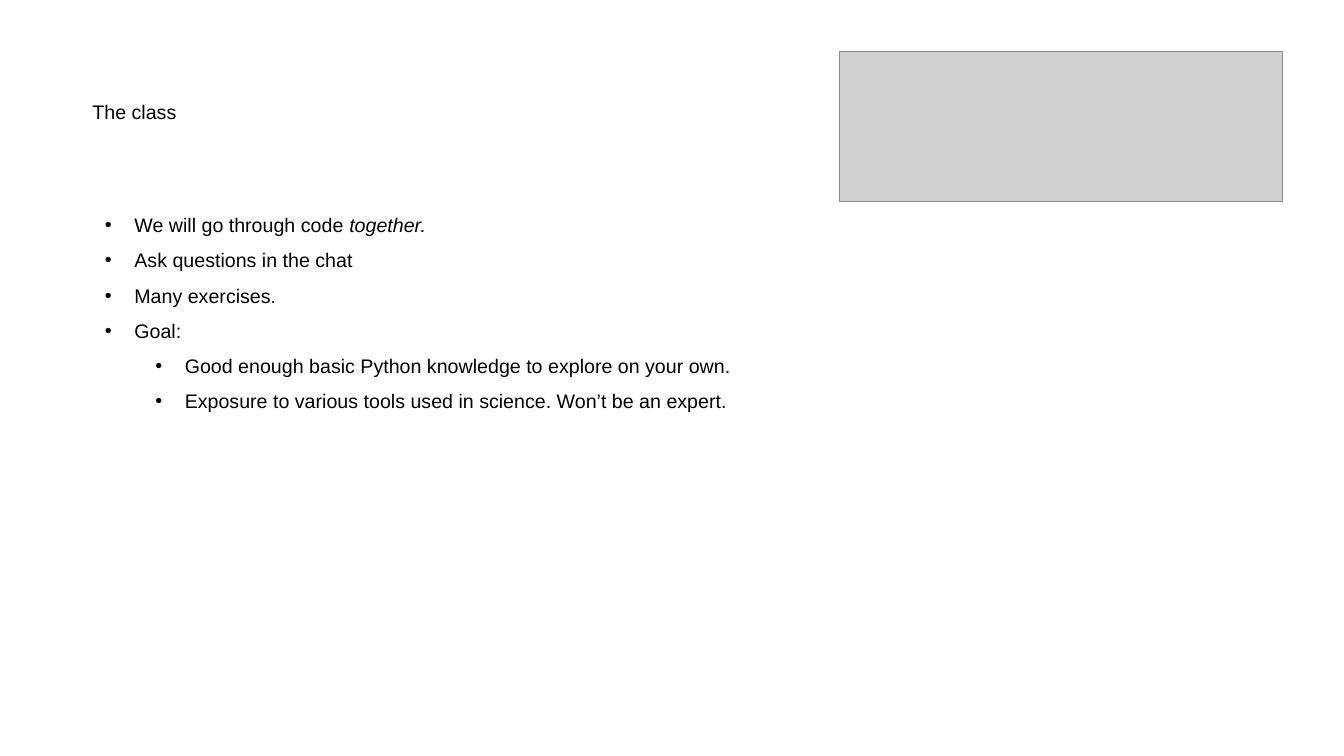
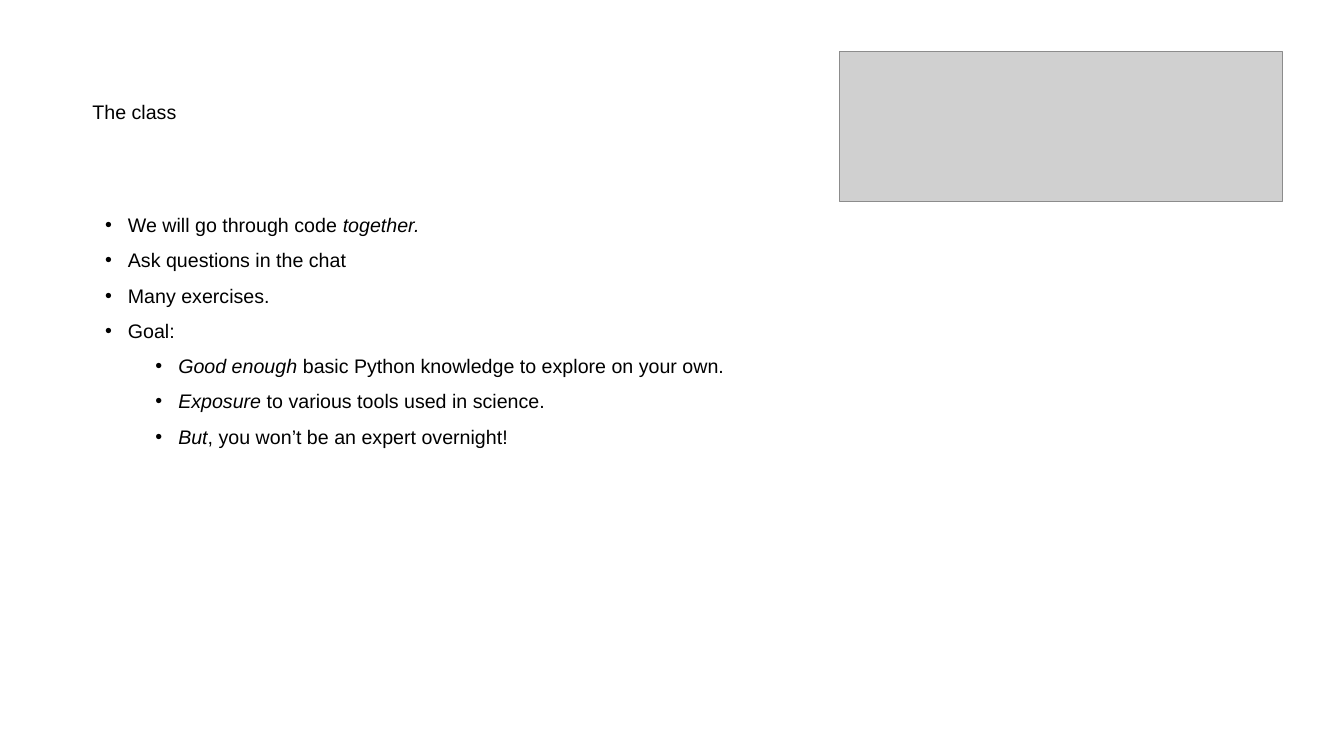
Before and after one commit to asantucci/Python-Workshop, a slide deck: slide 8 of slides.pptx (slide 10 before the commit). Drawn at 1344x756 pixels with LibreOffice and Linux fonts; fonts in the diff are those of the drawing; grey boxes stand for pictures. Boxes give left, top, right and bottom in pixels: in the first picture for what was removed or moved away, otherwise in the second. Text is boxed around its words. In the diff, an @@ line names an element or a change of style, - is before the commit and + after.

```diff
--- a/slides.pptx
+++ b/slides.pptx
@@ text at (x1=128, y1=217, x2=723, y2=377): italic on in "Good enough"; indent changed @@
@@ text at (x1=178, y1=393, x2=545, y2=448): text changed @@
-  • Exposure to various tools used in science. Won’t be an expert.
+  • Exposure to various tools used in science.
+  • But, you won’t be an expert overnight!
```
Also in this commit, not shown: 20 other slides changed, 1 slide added, 3 slides removed.
